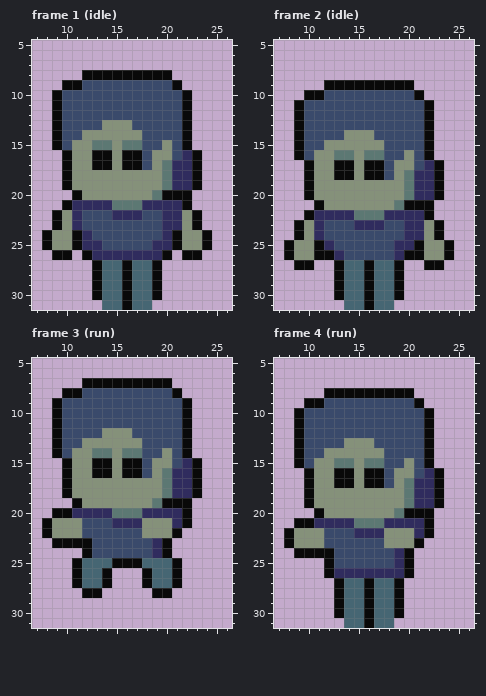
File history of a pixel-art file, assets/sprites/enemy/enemy.aseprite. Above is the file before it was changed.
32x32 pixels, 6 frames. Shown: frame 1 (idle): x 7..26, y 5..31; frame 2 (idle): x 7..26, y 5..31; frame 3 (run): x 7..26, y 5..31; frame 4 (run): x 7..26, y 5..31. The commit also changed other frames, which this record leaves out.
Now the later version:
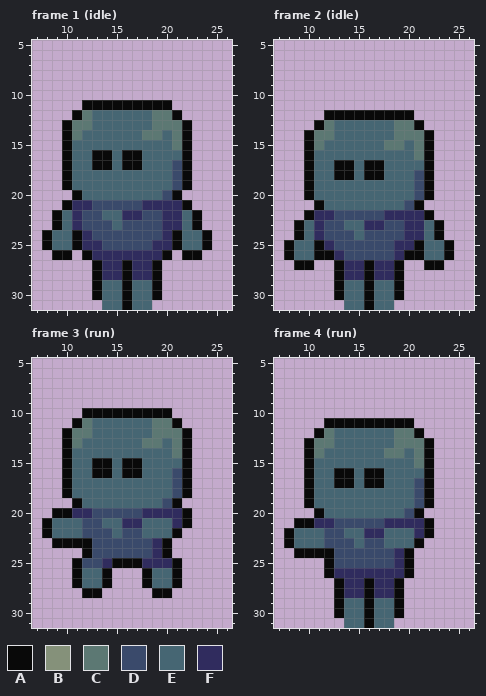
Palette (. is transparent): A #090909  B #85917a  C #5c7873  D #3a4a6b  E #466673  F #302c5e
Difference:
layer "zombie3" now hidden
layer "zombie" now shown
Changed rows in their new state; - is an unchanged pixel.
Frame 1 (idle):
first column x 9:
 8 ---.........---
 9 -............--
10 ..............-
11 ...AAAAAAAAA..-
12 ..ACEEEEEECCA.-
13 .ACCEEEEEECCC--
14 .ACEEEEEECCEC--
15 .AEEEEEEEEEEC--
16 --EE--E--EEEEA.
17 --EE--E--EEEDA.
18 --EEEEEEEEEEDA.
19 --EEEEEEEEEEDA.
20 ---EEEEEEEED-.-
21 ----DDDDD------
22 -E---EE------E-
23 -E----E------E-
24 EE-----------EE
25 EE-----------EE
27 -----FF-FF-----
28 -----FF-FF-----
Frame 2 (idle):
first column x 9:
 9 ---.........---
10 -............--
11 ..............-
12 ...AAAAAAAAA..-
13 ..ACEEEEEECCA.-
14 .ACCEEEEEECCC--
15 .ACEEEEEECCEC--
16 .AEEEEEEEEEEC--
17 --EE--E--EEEEA.
18 --EE--E--EEEDA.
19 --EEEEEEEEEEDA.
20 --EEEEEEEEEEDA.
21 ---EEEEEEEED-.-
22 ----DDDDD------
23 -E---EE------E-
24 -E----E------E-
25 EE-----------EE
26 EE-----------EE
27 -----FF-FF-----
28 -----FF-FF-----
Frame 3 (run):
first column x 9:
 7 ---.........---
 8 -............--
 9 ..............-
10 ...AAAAAAAAA..-
11 ..ACEEEEEECCA.-
12 .ACCEEEEEECCC--
13 .ACEEEEEECCEC--
14 .AEEEEEEEEEEC--
15 --EE--E--EEEEA.
16 --EE--E--EEEDA.
17 --EEEEEEEEEEDA.
18 --EEEEEEEEEEDA.
19 ---EEEEEEEED-.-
20 ----DDDDD------
21 EEE--EE--EEE---
22 EEE---E--EEE---
25 ---DDF---FFF---
Frame 4 (run):
first column x 9:
 8 ---.........---
 9 -............--
10 ..............-
11 ...AAAAAAAAA..-
12 ..ACEEEEEECCA.-
13 .ACCEEEEEECCC--
14 .ACEEEEEECCEC--
15 .AEEEEEEEEEEC--
16 --EE--E--EEEEA.
17 --EE--E--EEEDA.
18 --EEEEEEEEEEDA.
19 --EEEEEEEEEEDA.
20 ---EEEEEEEED-.-
21 ----DDDDD------
22 EEE--EE--EEE---
23 EEE---E--EEE---
first column x 14:
27 FF-FF
28 FF-FF
